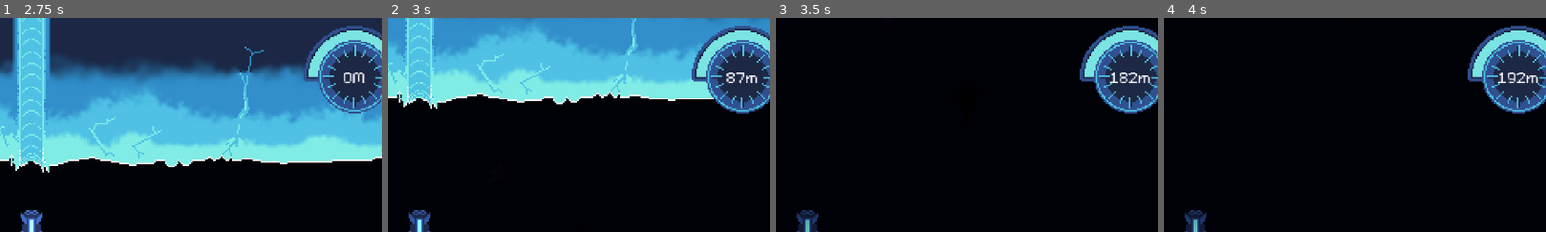
Above: before the commit, frames 1-4 (left to right).
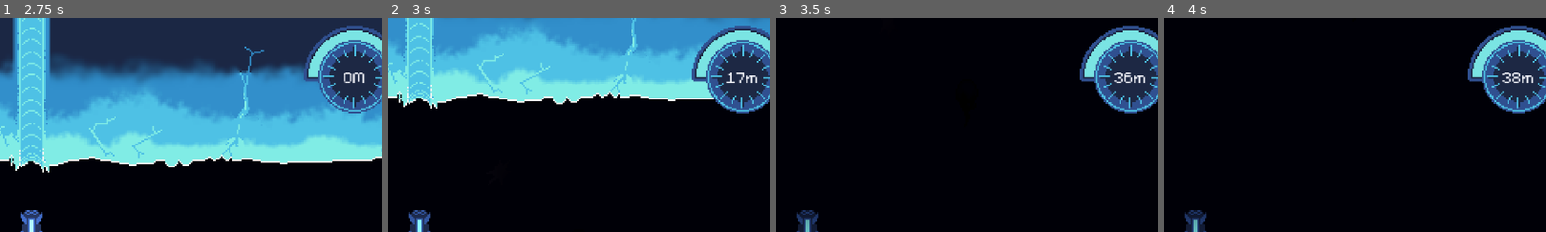
Above: after the commit, the same moments.

Repository: austingwatson/Depths
Game: Godot game, scene res://scenes/title_screen.tscn
Two runs of this game, one before a commit and one after it. Both use one fixed random seed, a clock stepped at 60 frames per second and the inputs below.
Inputs (mouse positions are % of the whole screen's width and height, from its top left):
- Up to frame 1 (2.75 s): click "Play" at 0.5 s; click "Launch" at 1.25 s; click "Launch" at 2 s
- Up to frame 2 (3 s): move the mouse to (72, 45) at 2.77 s; hold Space (thrust) from 2.78 s (still down); tap Mouse wheel down (change_weapon_down) at 2.85 s
- Up to frame 3 (3.5 s): keep holding Space (thrust)
- Up to frame 4 (4 s): move the mouse to (30, 55) at 3.52 s; release Space (thrust) at 3.53 s; tap Mouse wheel up (change_weapon_up) at 3.6 s
The pictures show only the part of the screen within x 46-96%, y 0-50%; the shares and areas given below are measured in that part.

Frame 1 is identical in both runs. In frame 2, less than 0.1% of the frame differs, in the area x 88-91%, y 25-31%; in frame 3, 0.3%, in the area x 87-98%, y 25-31%; in frame 4, 0.3%.

Commit message:
added hunter attack

Diff:
--- a/scenes/entity/actor/hunter_fish.tscn
+++ b/scenes/entity/actor/hunter_fish.tscn
@@ -6,6 +6,7 @@
 [ext_resource type="PackedScene" uid="uid://yr7unnis4qow" path="res://scenes/component/fish_sprite.tscn" id="3_mrtdc"]
 [ext_resource type="PackedScene" uid="uid://b0rymrbfbbdhr" path="res://scenes/component/hurt_box.tscn" id="3_vbyxb"]
 [ext_resource type="PackedScene" uid="uid://djbrnjtvjpjmt" path="res://scenes/component/detection.tscn" id="7_4cvhp"]
+[ext_resource type="PackedScene" uid="uid://b0foxywnu3rrx" path="res://scenes/component/hit_box.tscn" id="7_fjt5v"]
 [ext_resource type="PackedScene" uid="uid://bbcnk1lc1bia3" path="res://scenes/component/player_distance.tscn" id="8_fjt5v"]
 
 [sub_resource type="AtlasTexture" id="AtlasTexture_4cvhp"]
@@ -60,6 +61,9 @@
 
 [sub_resource type="CapsuleShape2D" id="CapsuleShape2D_4cvhp"]
 
+[sub_resource type="CircleShape2D" id="CircleShape2D_0xpfh"]
+radius = 75.0
+
 [node name="HunterFish" type="Node2D"]
 script = ExtResource("1_snnp5")
 
@@ -96,6 +100,12 @@
 collision_mask = 2
 shape = SubResource("CapsuleShape2D_4cvhp")
 
+[node name="HitBox" parent="." instance=ExtResource("7_fjt5v")]
+collision_layer = 4
+collision_mask = 2
+damage = 1
+shape = SubResource("CircleShape2D_0xpfh")
+
 [node name="PlayerDistance" parent="." node_paths=PackedStringArray("entity") instance=ExtResource("8_fjt5v")]
 entity = NodePath("..")
 distance = 500.0
@@ -104,9 +114,15 @@
 wait_time = 2.0
 autostart = true
 
+[node name="AttackTimer" type="Timer" parent="."]
+wait_time = 0.5
+autostart = true
+
 [connection signal="dead" from="HurtBox" to="." method="_on_hurt_box_dead"]
 [connection signal="pinged" from="HurtBox" to="." method="_on_hurt_box_pinged"]
 [connection signal="detected" from="Detection" to="." method="_on_detection_detected"]
 [connection signal="lost" from="Detection" to="." method="_on_detection_lost"]
 [connection signal="detected" from="AttackDetection" to="." method="_on_attack_detection_detected"]
+[connection signal="hit" from="HitBox" to="." method="_on_hit_box_hit"]
 [connection signal="timeout" from="IdleTimer" to="." method="_on_idle_timer_timeout"]
+[connection signal="timeout" from="AttackTimer" to="." method="_on_attack_timer_timeout"]
--- a/scripts/entity/actor/hunter_fish.gd
+++ b/scripts/entity/actor/hunter_fish.gd
@@ -11,6 +11,8 @@
 @onready var fish_sprite := $FishSprite
 @onready var movement := $Movement
 @onready var idle_timer := $IdleTimer
+@onready var attack_timer := $AttackTimer
+@onready var hit_box := $HitBox
 var player: Player = null
 var state := State.IDLE
 var direction := Vector2.ZERO
@@ -20,10 +22,12 @@
 func _ready() -> void:
 	state = State.MOVE_RAND
 	rand_target = global_position + Vector2(randf_range(-500, 500), randf_range(-500, 500))
+	hit_box.disable()
 
 
 func _physics_process(delta: float) -> void:
 	idle_timer.paused = true
+	attack_timer.paused = true
 
 	match state:
 		State.IDLE:
@@ -40,7 +44,7 @@
 			movement.move(direction, delta)
 			movement.turn(player.global_position, delta)
 		State.ATTACK:
-			pass
+			attack_timer.paused = false
 
 	if global_position.y <= 20:
 		global_position.y = 20
@@ -75,3 +79,12 @@
 func _on_idle_timer_timeout() -> void:
 	state = State.MOVE_RAND
 	rand_target = global_position + Vector2(randf_range(-500, 500), randf_range(-500, 500))
+
+
+func _on_attack_timer_timeout() -> void:
+	state = State.IDLE
+	hit_box.enable()
+
+
+func _on_hit_box_hit(_global_position: Vector2) -> void:
+	hit_box.disable()
--- a/scripts/global/global_signals.gd
+++ b/scripts/global/global_signals.gd
@@ -10,7 +10,7 @@
 
 
 func on_player_moved(global_position: Vector2) -> void:
-	player_moved.emit(global_position)
+	player_moved.emit(global_position / 5)
 
 
 func on_heal_player(heal: int) -> void:
Not shown: 1 places in scenes/entity/actor/hunter_fish.tscn that only renumber resources
